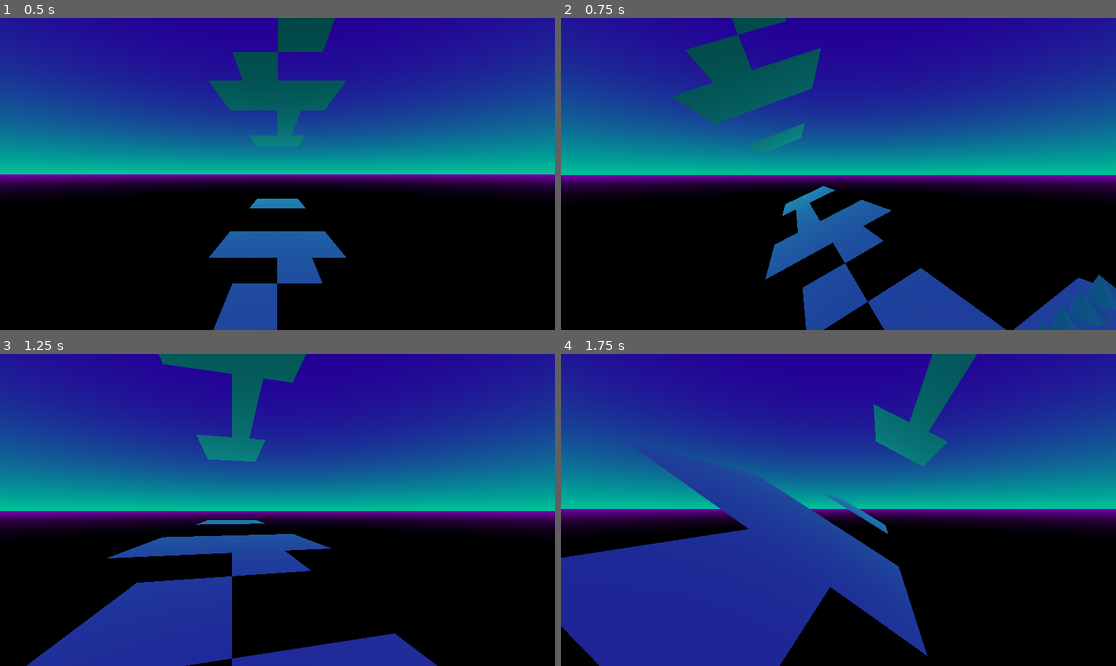
Above: before the commit, frames 1-4 (two rows, left to right).
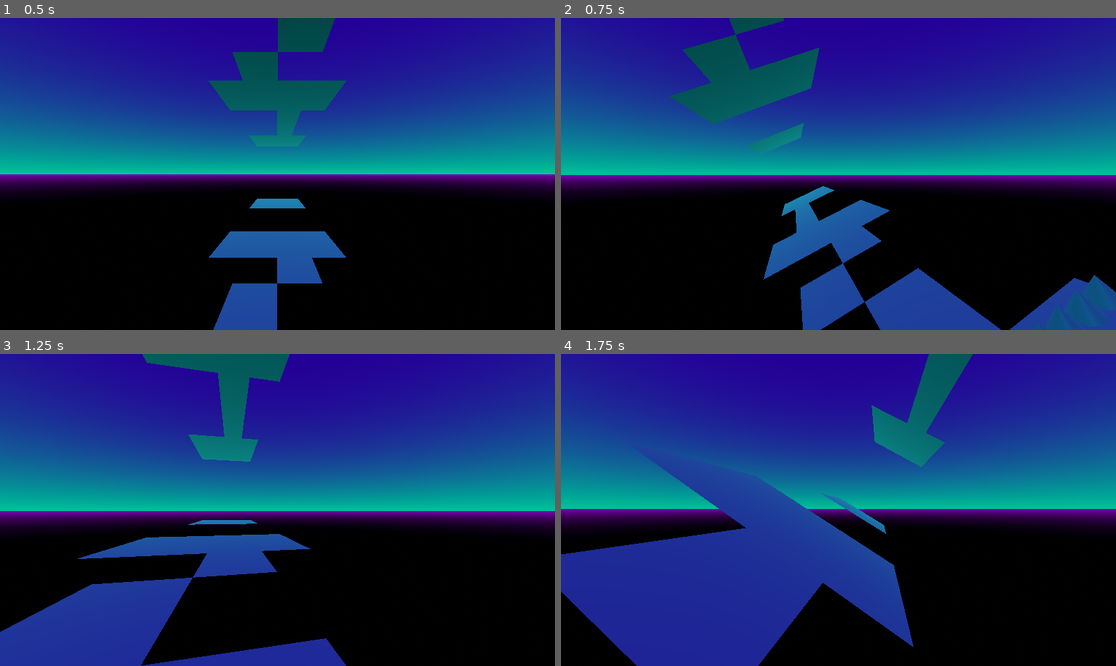
Above: after the commit, the same moments.

Repository: william-v4/flippyflippy
Game: Godot game, scene res://main.tscn
Same seed, same stepped clock (60 frames per second), same inputs: the game is played once before the commit and once after it.
Inputs (mouse positions are in pixels of both pictures, inside the frame that each line leads up to):
- Up to frame 1 (0.5 s): no input
- Up to frame 2 (0.75 s): move the mouse to (866, 174) at 0.52 s; hold W (move_forward) from 0.53 s (still down); tap E (action_key_a) at 0.6 s; click (866, 174) at 0.67 s
- Up to frame 3 (1.25 s): keep holding W (move_forward); tap Space (jump) at 0.77 s
- Up to frame 4 (1.75 s): keep holding W (move_forward); move the mouse to (810, 510) at 1.27 s; tap E (action_key_a) at 1.35 s; tap Space (jump) at 1.52 s

Frame 1 is identical in both runs. In frame 2, 1.2% of the frame differs, in the area x 19-100%, y 0-100%; in frame 3, 10%, in the area x 0-79%, y 0-100%; in frame 4, 3.3%.

Commit message:
Make velocity take into account the player's rotation

Diff:
--- a/godotproject/player.gd
+++ b/godotproject/player.gd
@@ -4,7 +4,7 @@
 signal flip_platforms
 
 # Variable for normal acceleration applied by the player
-@export var applied_normal_acceleration_scalar : Dictionary = {"x" = 20, "y" = 600, "z" = 20}
+@export var applied_normal_acceleration_scalar : Dictionary = {"x" = 20, "y" = 200, "z" = 20}
 #Variable for added acceleration alongside normal acceleration (for larger jumps, quicker changes in direction, and so on)
 @export var applied_added_acceleration_scalar : Dictionary = {"x" = 20, "y" = 10, "z" = 20}
 
@@ -13,7 +13,7 @@
 # Variable for acceleration due to gravity (on the y axis and calculated when player is not "applying" any acceleration along the y axis (as of writing this the player can only do this through jumping)
 @export var gravity_acceleration_scalar : int = 5
 # Variable for acceleration added alongside the downwards acceleration from gravity (this is when the player holds the jump action key for longer, leaving the player up in the air for longer)
-@export var lower_gravity_scalar : int = 8
+@export var lower_gravity_scalar : int = 2
 
 # Variables for the maximum velocity for the player
 @export var max_velocity_scalar : Dictionary = {"x" = 8, "y" = 100, "z" = 8}
@@ -164,10 +164,13 @@
 		calculate_ground_velocity(delta)
 		calculate_y_velocity(delta)
 
-		# Apply the target velocity to the velocity variable to be used by move_and_slide().
-		velocity.x = target_velocity["x"]
+		print(str(rad_to_deg(rotation.y)))
+
+		# Apply the target velocity to the velocity variable to be used by move_and_slide(),
+		#	taking into account the player's rotation.
+		velocity.x = (cos(rotation.y) * target_velocity["x"]) + (sin(rotation.y) * target_velocity["z"])
 		velocity.y = target_velocity["y"]
-		velocity.z = target_velocity["z"]
+		velocity.z = (cos(rotation.y) * target_velocity["z"]) + (-(sin(rotation.y) * target_velocity["x"]))
 
 		if Input.is_action_just_pressed("action_key_a"):
 			flip_platforms.emit()
